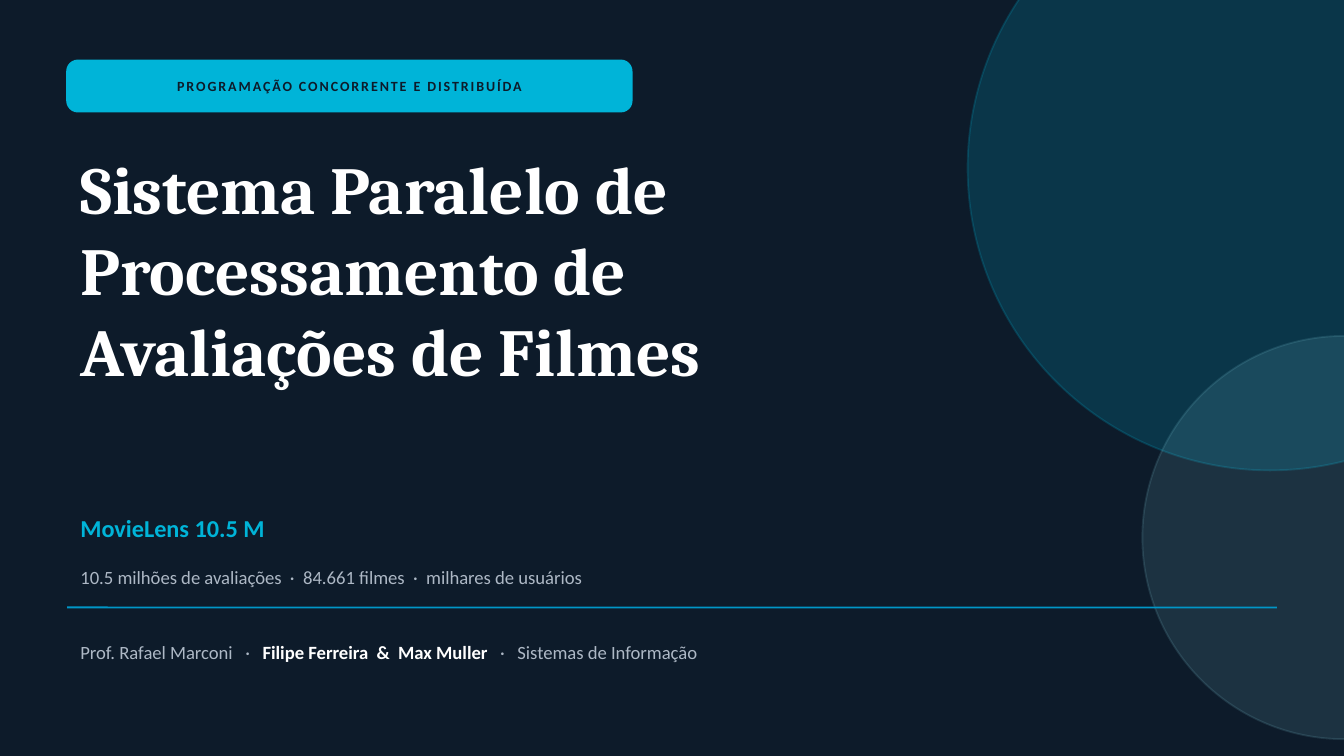
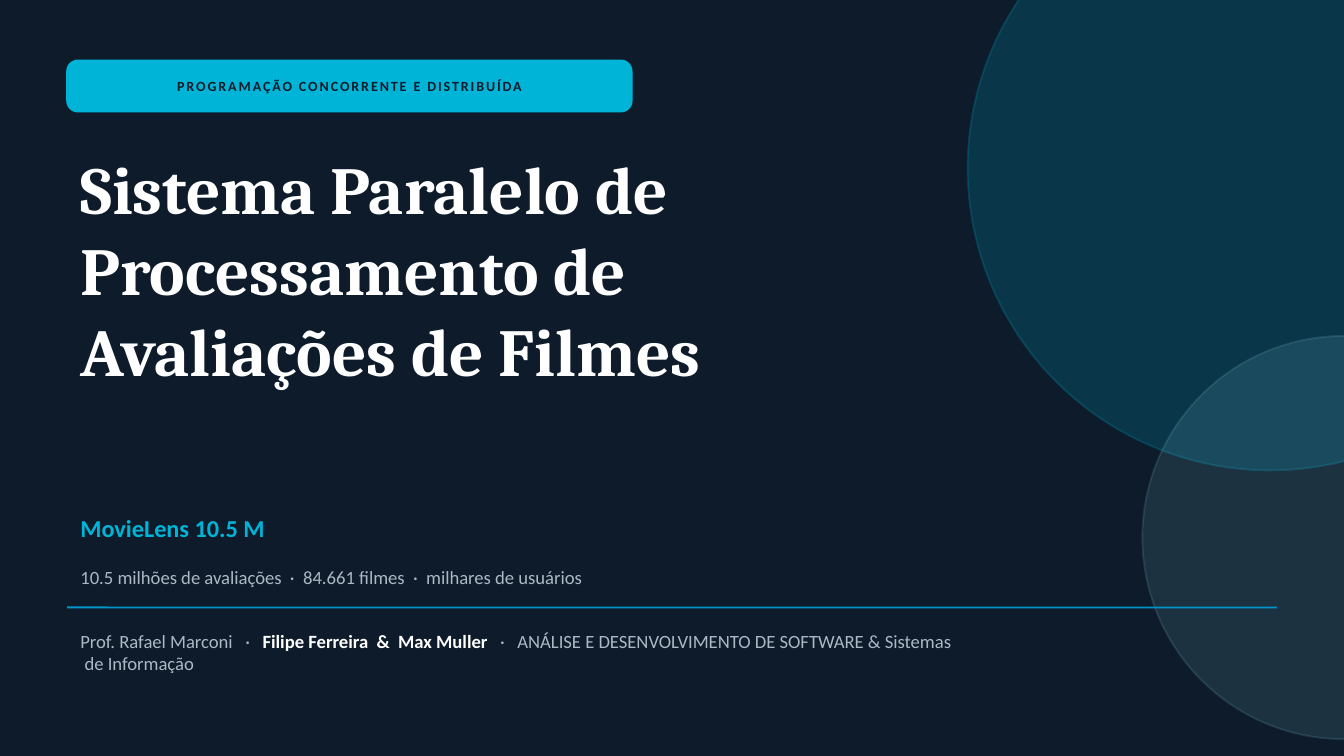
Before and after one commit to Filipe08-000/trabalho-prog-concorrente, a slide deck: slide 1 of slides_prog_concorrente.pptx. Drawn at 1344x756 pixels with LibreOffice and Linux fonts; fonts in the diff are those of the drawing. Boxes give left, top, right and bottom in pixels: in the first picture for what was removed or moved away, otherwise in the second. Text is boxed around its words. In the diff, an @@ line names an element or a change of style, - is before the commit and + after.

```diff
--- a/slides_prog_concorrente.pptx
+++ b/slides_prog_concorrente.pptx
@@ text at [80,632,951,673]: text changed @@
-Prof. Rafael Marconi · Filipe Ferreira & Max Muller · Sistemas de Informação
+Prof. Rafael Marconi · Filipe Ferreira & Max Muller · ANÁLISE E DESENVOLVIMENTO DE SOFTWARE & Sistemas
+de Informação
```
Also in this commit, not shown: 2 other slides changed.
